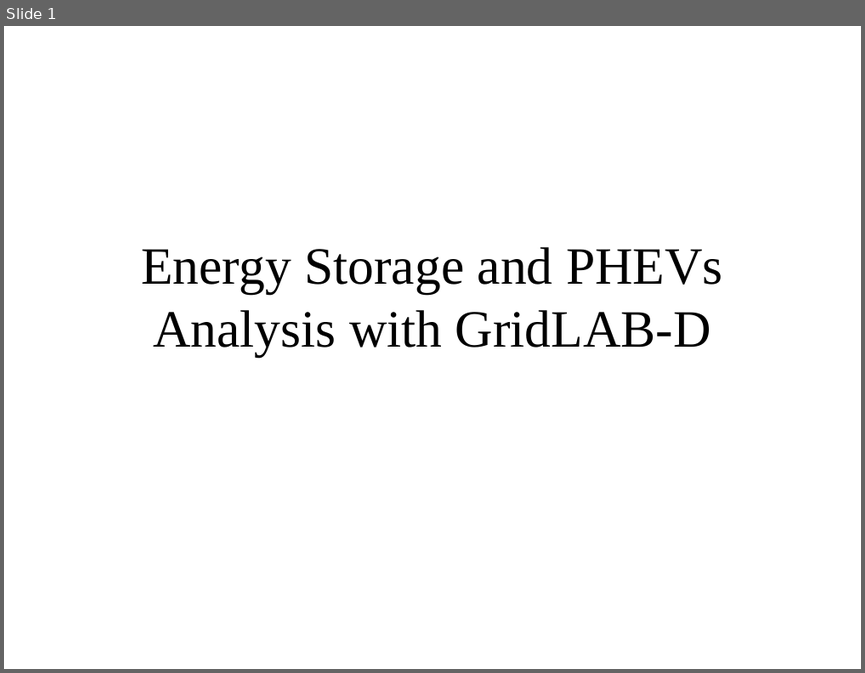
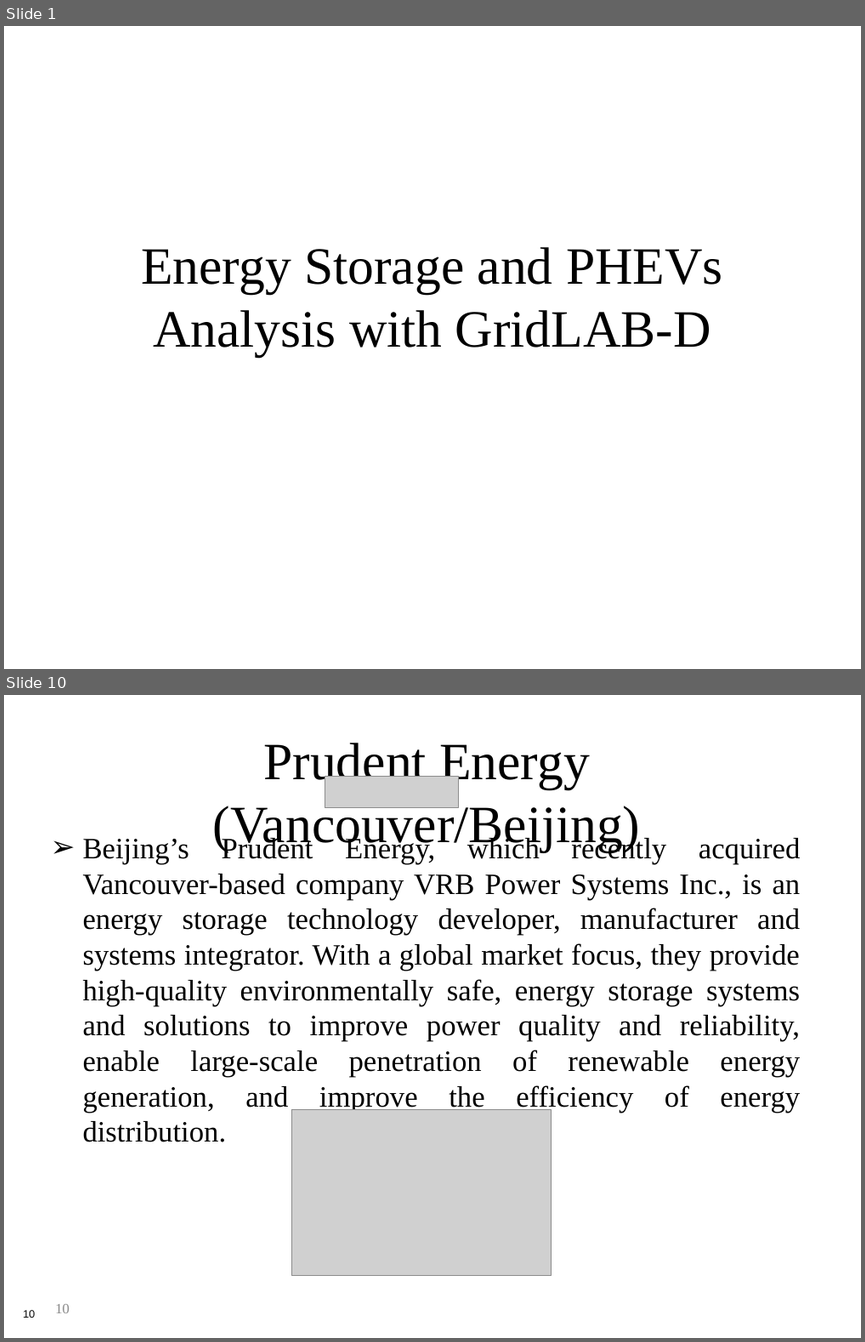
Before and after one commit to gridlab-d/course, a slide deck: Distribution_Analysis_Course/4.0 - Energy_Storage_and_PHEVs.ppt. Shown one above the other, each under a label of ours: slide 1 before the commit, slides 1 and 10 after it; the slides between them are not shown. The pictures are 865x673 and 865x1342 pixels, drawn with LibreOffice and Linux fonts; fonts in the diff are those of the drawing; grey boxes stand for pictures. Boxes give left, top, right and bottom in pixels: in the first picture for what was removed or moved away, otherwise in the second. Text is boxed around its words. In the diff, an @@ line names an element or a change of style, - is before the commit and + after.

```diff
--- a/Distribution_Analysis_Course/4.0 - Energy_Storage_and_PHEVs.ppt
+++ b/Distribution_Analysis_Course/4.0 - Energy_Storage_and_PHEVs.ppt
@@ slide 10 added at (x1=4, y1=695, x2=861, y2=1338), background #FFFFFF @@
@@ title added at (x1=213, y1=743, x2=641, y2=852), 44 pt, text #000000 @@
+Prudent Energy (Vancouver/Beijing)
@@ picture added at (x1=324, y1=777, x2=458, y2=807) @@
@@ text added at (x1=83, y1=835, x2=800, y2=1142), 24.8 pt, text #000000 @@
+➢ Beijing’s Prudent Energy, which recently acquired Vancouver-based company VRB Power Systems Inc., is an energy storage technology developer, manufacturer and systems integrator. With a global market focus, they provide high-quality environmentally safe, energy storage systems and solutions to improve power quality and reliability, enable large-scale penetration of renewable energy generation, and improve the efficiency of energy distribution.
@@ picture added at (x1=292, y1=1110, x2=551, y2=1276) @@
@@ page number added at (x1=55, y1=1304, x2=69, y2=1313), 12 pt, text #898989 @@
+10
@@ page number added at (x1=23, y1=1310, x2=35, y2=1317), 9 pt, text #000000 @@
+10
```
Also in this commit, not shown: 1 slide changed, 20 other slides added.
